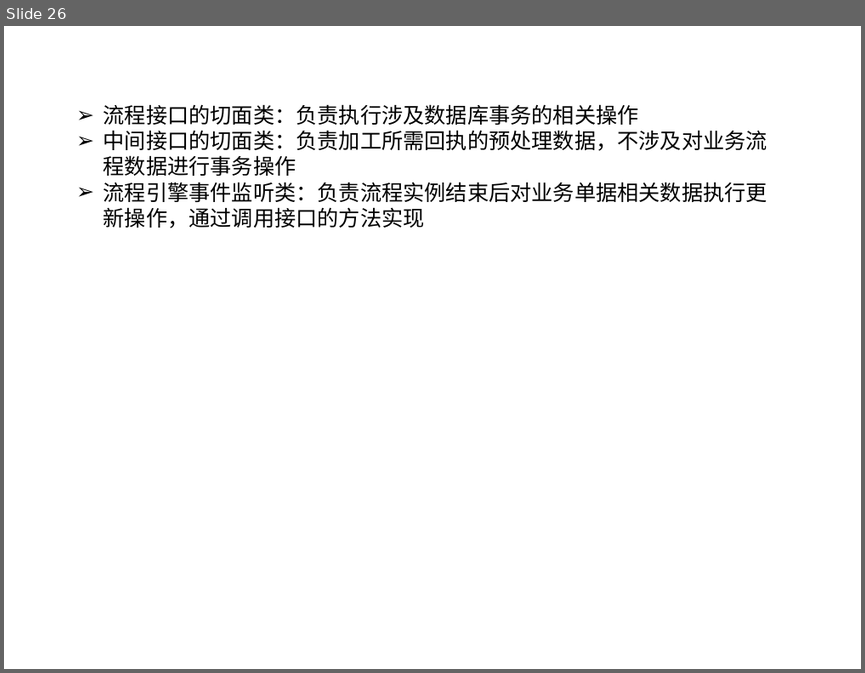
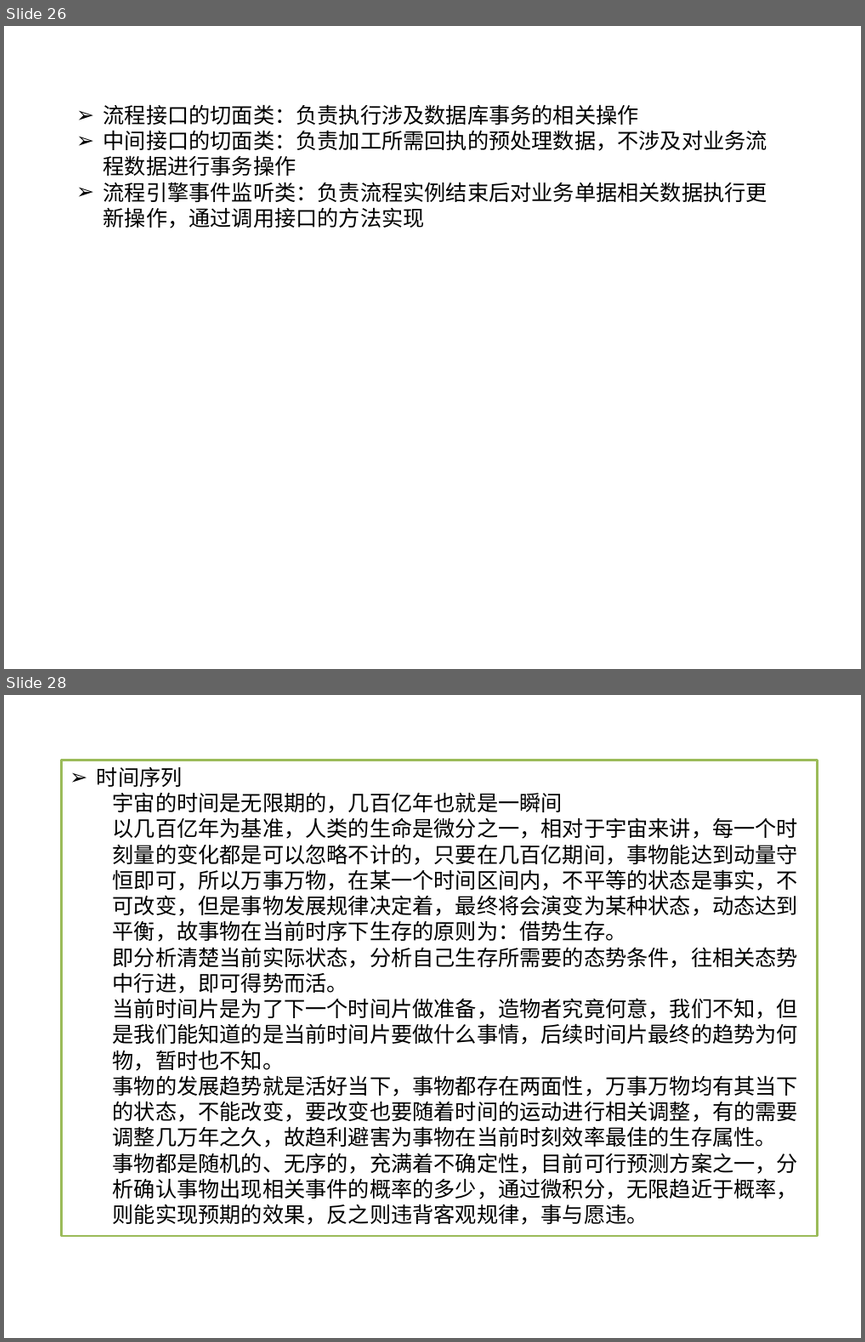
Before and after one commit to songzxDev/helloworld, a slide deck: WebContent/docs/BPM前期项目准备_20171026.pptx. Shown one above the other, each under a label of ours: slide 26 before the commit, slides 26 and 28 after it; the slides between them are not shown. The pictures are 865x673 and 865x1342 pixels, drawn with LibreOffice and Linux fonts; fonts in the diff are those of the drawing. Boxes give left, top, right and bottom in pixels: in the first picture for what was removed or moved away, otherwise in the second. Text is boxed around its words. In the diff, an @@ line names an element or a change of style, - is before the commit and + after.

```diff
--- a/WebContent/docs/BPM前期项目准备_20171026.pptx
+++ b/WebContent/docs/BPM前期项目准备_20171026.pptx
@@ slide 28 added at (4, 695, 861, 1338), background #FFFFFF @@
@@ rectangle added at (62, 760, 817, 1236), fill #FFFFFF, outline #9BBB59 2 pt, 18 pt, text #000000 @@
+➢ 时间序列
+  宇宙的时间是无限期的，几百亿年也就是一瞬间
+  以几百亿年为基准，人类的生命是微分之一，相对于宇宙来讲，每一个时刻量的变化都是可以忽略不计的，只要在几百亿期间，事物能达到动量守恒即可，所以万事万物，在某一个时间区间内，不平等的状态是事实，不可改变，但是事物发展规律决定着，最终将会演变为某种状态，动态达到平衡，故事物在当前时序下生存的原则为：借势生存。
+  即分析清楚当前实际状态，分析自己生存所需要的态势条件，往相关态势中行进，即可得势而活。
+  当前时间片是为了下一个时间片做准备，造物者究竟何意，我们不知，但是我们能知道的是当前时间片要做什么事情，后续时间片最终的趋势为何物，暂时也不知。
+  事物的发展趋势就是活好当下，事物都存在两面性，万事万物均有其当下的状态，不能改变，要改变也要随着时间的运动进行相关调整，有的需要调整几万年之久，故趋利避害为事物在当前时刻效率最佳的生存属性。
+  事物都是随机的、无序的，充满着不确定性，目前可行预测方案之一，分析确认事物出现相关事件的概率的多少，通过微积分，无限趋近于概率，则能实现预期的效果，反之则违背客观规律，事与愿违。
```
Also in this commit, not shown: 3 other slides added, 1 other file.
